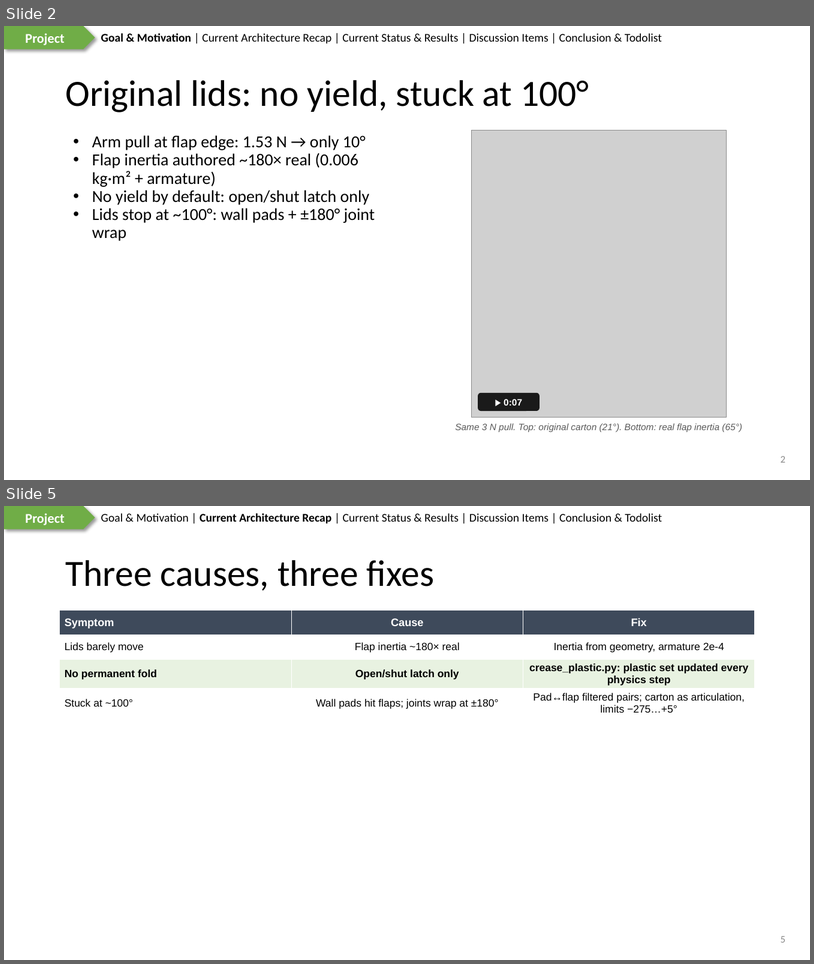
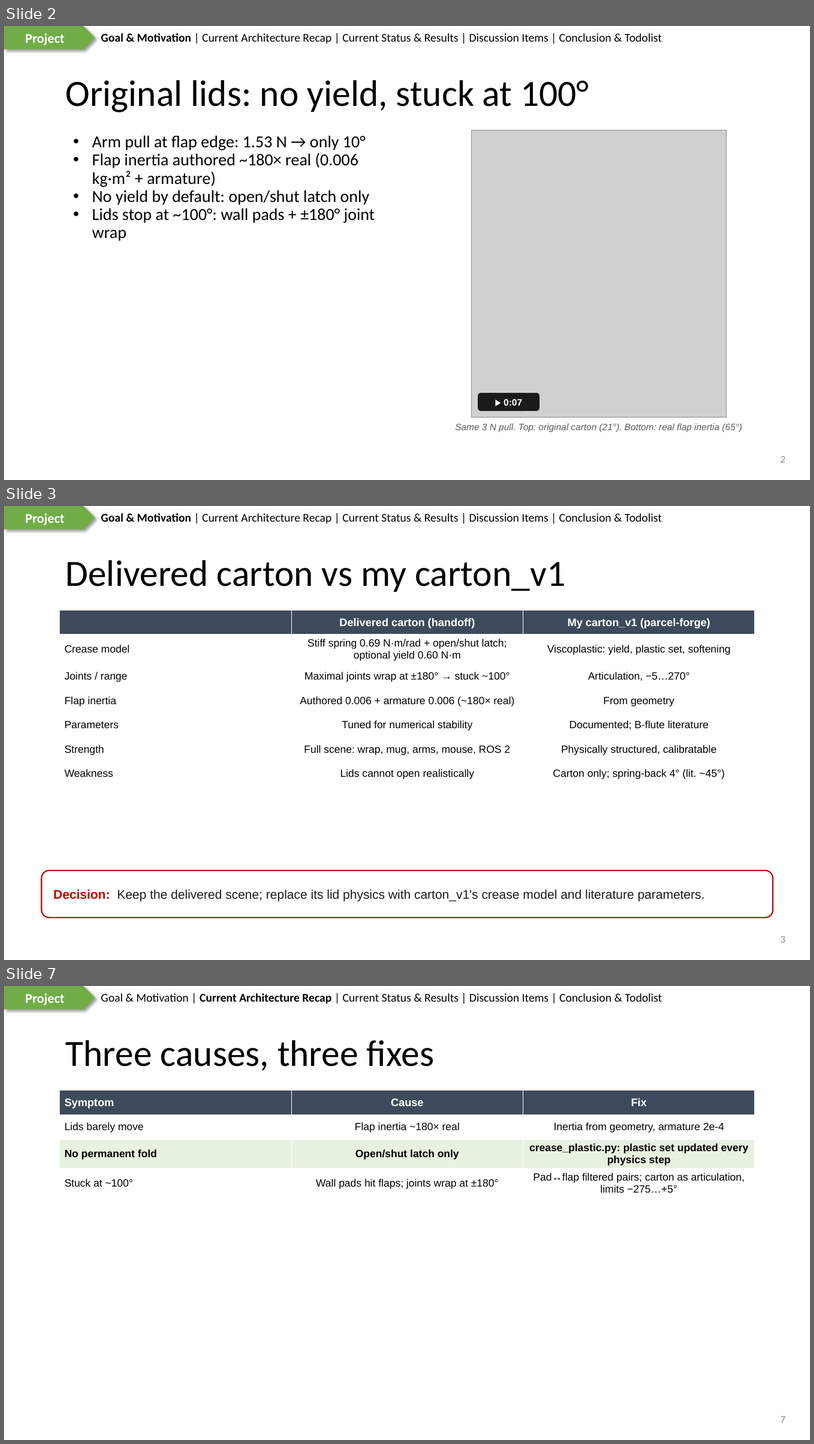
Before and after one commit to wyattsheu/sim-forge, a slide deck: sims/fr3_bubblewrap_pack_handoff_20261007/docs/slides/2026-10-10-Carton-Crease.pptx. Shown one above the other, each under a label of ours: slides 2 and 5 before the commit, slides 2, 3 and 7 after it; the slides between them are not shown. The pictures are 814x964 and 814x1444 pixels, drawn with LibreOffice and Linux fonts; fonts in the diff are those of the drawing; grey boxes stand for pictures. Boxes give left, top, right and bottom in pixels: in the first picture for what was removed or moved away, otherwise in the second. Text is boxed around its words. In the diff, an @@ line names an element or a change of style, - is before the commit and + after.

Commit message:
fr3 handoff slides: paper figures beside ours (Fig. 8, Fig. 10), typeset crease equations, mechanics summary, delivered carton vs carton_v1 and why carton_v1's model was chosen

```diff
--- a/sims/fr3_bubblewrap_pack_handoff_20261007/docs/slides/2026-10-10-Carton-Crease.pptx
+++ b/sims/fr3_bubblewrap_pack_handoff_20261007/docs/slides/2026-10-10-Carton-Crease.pptx
@@ slide 3 added at (4,506,810,960), background #FFFFFF; not listed: 3 template elements that a slide beside it also shows @@
@@ title added at (65,560,566,592), 44 pt, text #000000 @@
+Delivered carton vs my carton_v1
@@ table added at (60,610,755,781), 7 rows, 3 columns @@
+ | Delivered carton (handoff) | My carton_v1 (parcel-forge)
+Crease model | Stiff spring 0.69 N·m/rad + open/shut latch; optional yield 0.60 N·m | Viscoplastic: yield, plastic set, softening
+Joints / range | Maximal joints wrap at ±180° → stuck ~100° | Articulation, −5…270°
+Flap inertia | Authored 0.006 + armature 0.006 (~180× real) | From geometry
+Parameters | Tuned for numerical stability | Documented; B-flute literature
+Strength | Full scene: wrap, mug, arms, mouse, ROS 2 | Physically structured, calibratable
+Weakness | Lids cannot open realistically | Carton only; spring-back 4° (lit. ~45°)
@@ rounded rectangle added at (42,870,773,918), outline #C00000 1.5 pt, 15 pt, text #1A1A1A @@
+Decision: Keep the delivered scene; replace its lid physics with carton_v1's crease model and literature parameters.
@@ page number added at (781,936,786,942), 12 pt, text #888888 @@
+3
@@ what was slide 5 is now slide 7 @@
@@ page number at (781,1416,786,1422): text changed @@
-5
+7
```
Also in this commit, not shown: 1 slide changed, 5 other slides added, 3 slides removed, 13 other files.
